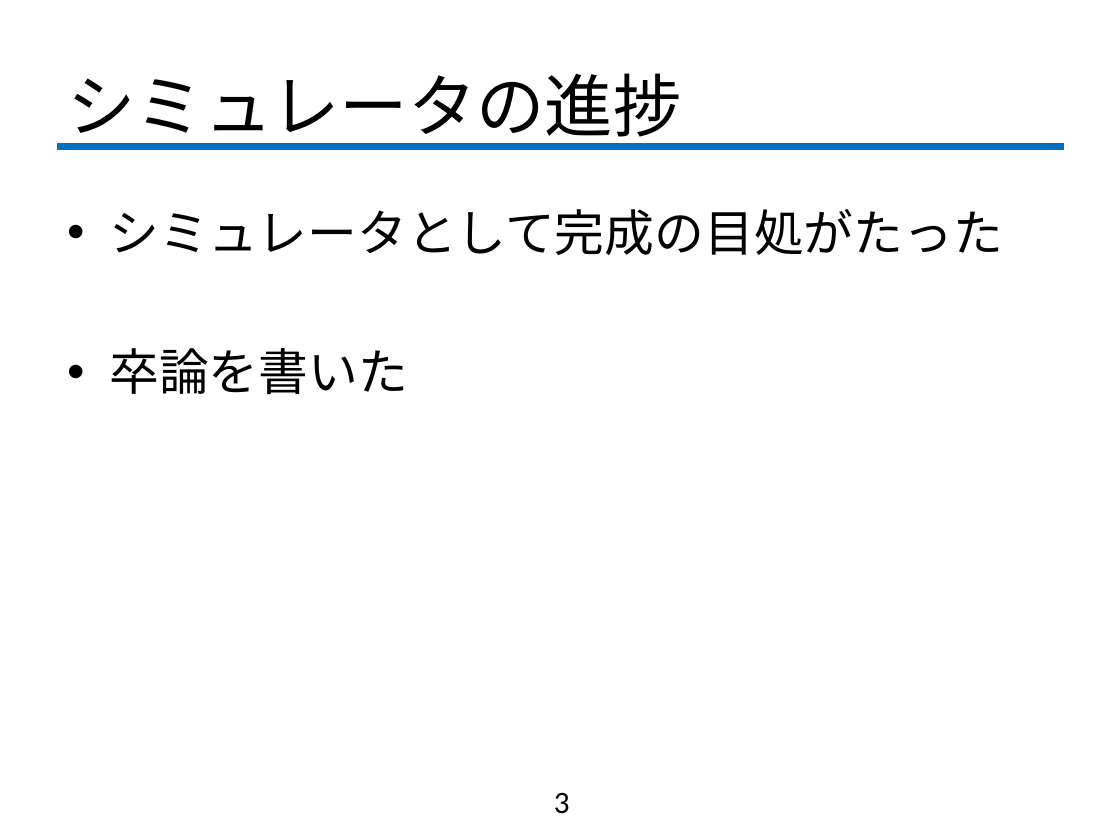
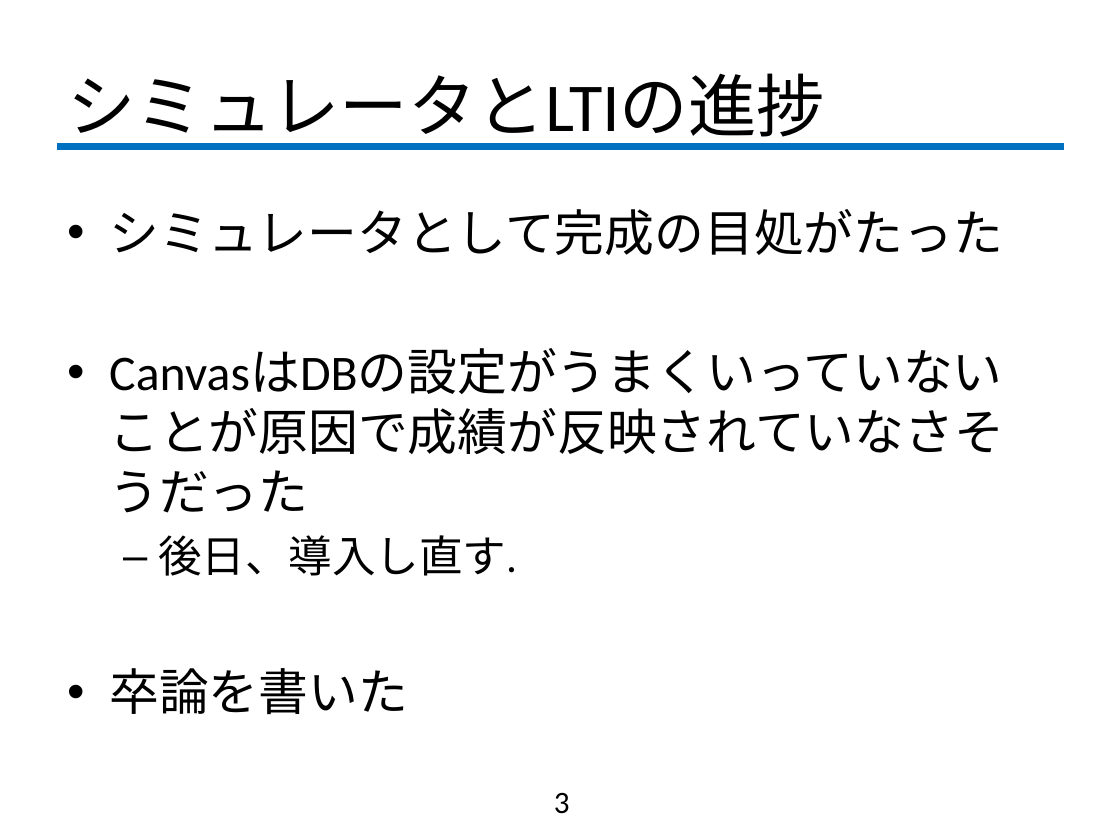
Before and after one commit to fujiLabo/fuji_simu, a slide deck: slide 3 of 1225進捗(numa).pptx. Drawn at 1120x840 pixels with LibreOffice and Linux fonts; fonts in the diff are those of the drawing; background and template pictures are left out. Boxes give left, top, right and bottom in pixels: in the first picture for what was removed or moved away, otherwise in the second. Text is boxed around its words. In the diff, an @@ line names an element or a change of style, - is before the commit and + after.

Commit message:
進捗

```diff
--- a/1225進捗(numa).pptx
+++ b/1225進捗(numa).pptx
@@ title at <box>67,73,825,148</box>: text changed @@
-シミュレータの進捗
+シミュレータとLTIの進捗
@@ text at <box>158,535,517,576</box>: paragraphs added @@
+• CanvasはDBの設定がうまくいっていないことが原因で成績が反映されていなさそうだった
+  – 後日、導入し直す.
```
Also in this commit, not shown: 1 other slide changed.
